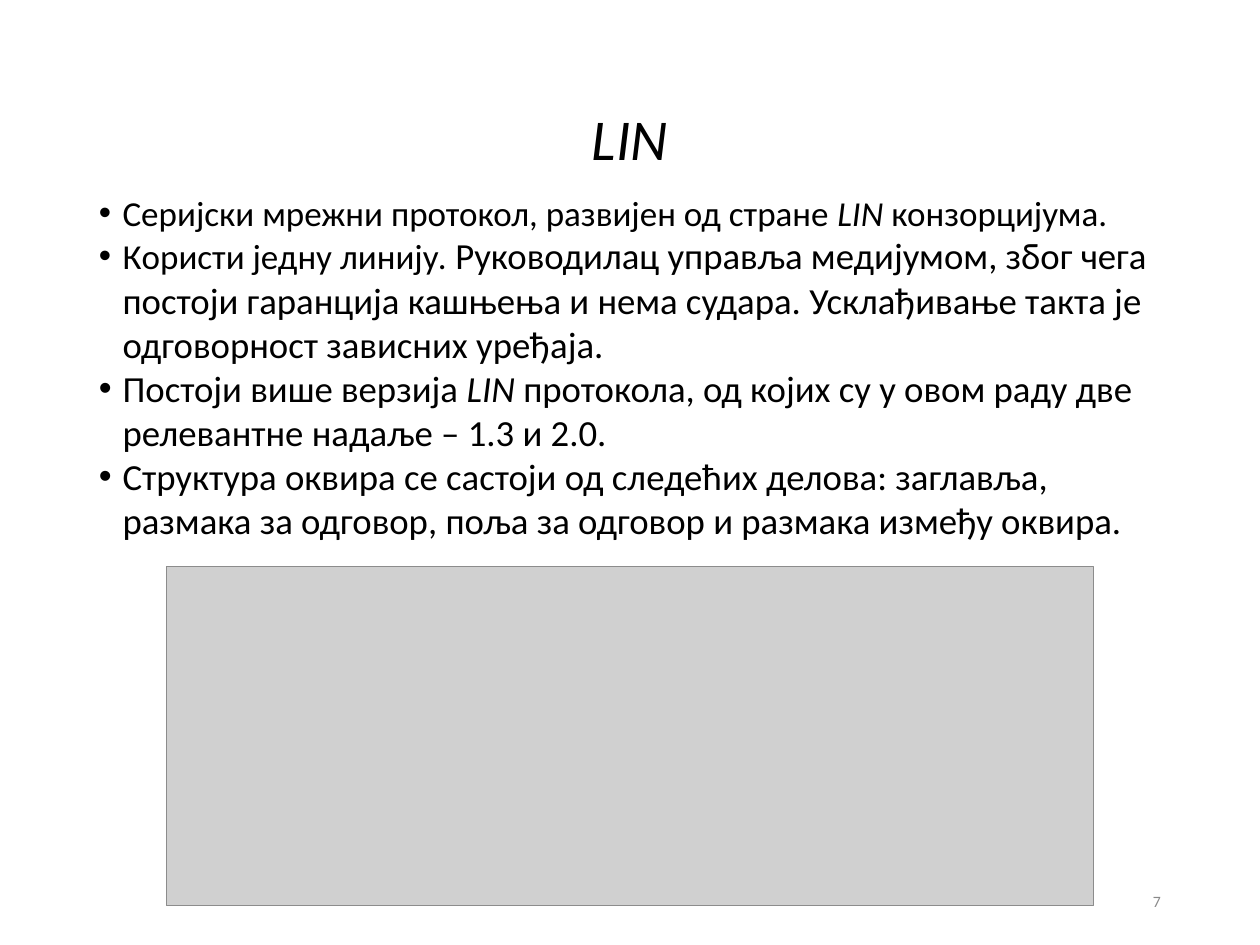
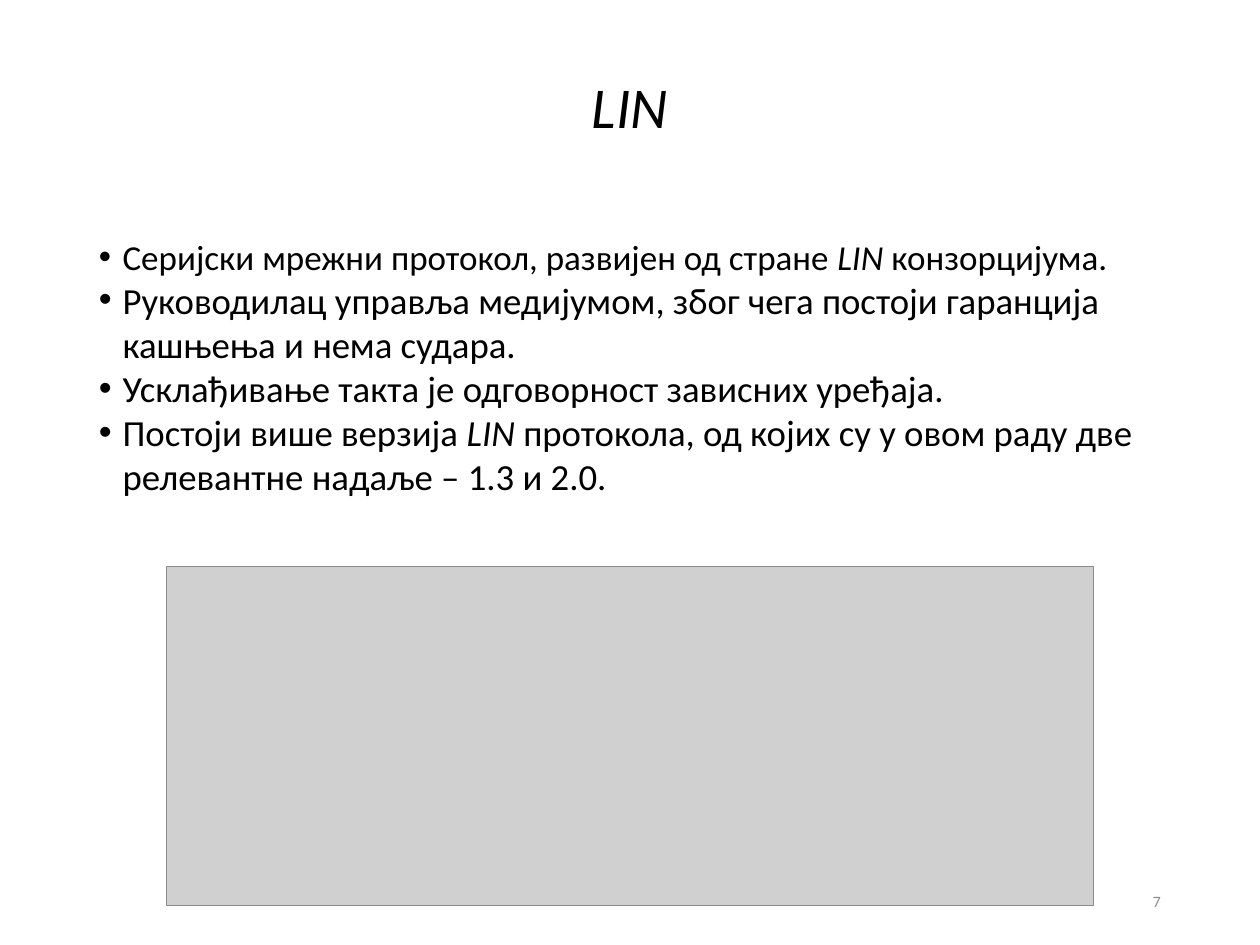
Before and after one commit to fjasic/bsc, a slide deck: slide 7 of documentation/Filip_Jasic_RA46-2014-prezentacija.ppt. Drawn at 1260x945 pixels with LibreOffice and Linux fonts; fonts in the diff are those of the drawing; grey boxes stand for pictures; background and template pictures are left out. Boxes give left, top, right and bottom in pixels: in the first picture for what was removed or moved away, otherwise in the second. Text is boxed around its words. In the diff, an @@ line names an element or a change of style, - is before the commit and + after.

```diff
--- a/documentation/Filip_Jasic_RA46-2014-prezentacija.ppt
+++ b/documentation/Filip_Jasic_RA46-2014-prezentacija.ppt
@@ title "LIN" moved from (x1=592, y1=123, x2=668, y2=160) to (x1=592, y1=91, x2=668, y2=128) @@
@@ text "Серијски мрежни протокол, развијен од ..." moved from (x1=123, y1=202, x2=1147, y2=540) to (x1=123, y1=246, x2=1132, y2=496) @@
@@ text at (x1=123, y1=288, x2=1099, y2=409): text changed @@
-• Користи једну линију. Руководилац управља медијумом, због чега постоји гаранција кашњења и нема судара. Усклађивање такта је одговорност зависних уређаја.
+• Руководилац управља медијумом, због чега постоји гаранција кашњења и нема судара.
+• Усклађивање такта је одговорност зависних уређаја.
@@ text at (x1=123, y1=464, x2=1121, y2=540): paragraph removed @@
-• Структура оквира се састоји од следећих делова: заглавља, размака за одговор, поља за одговор и размака између оквира.
```
Also in this commit, not shown: 11 other slides changed, 2 slides removed.
